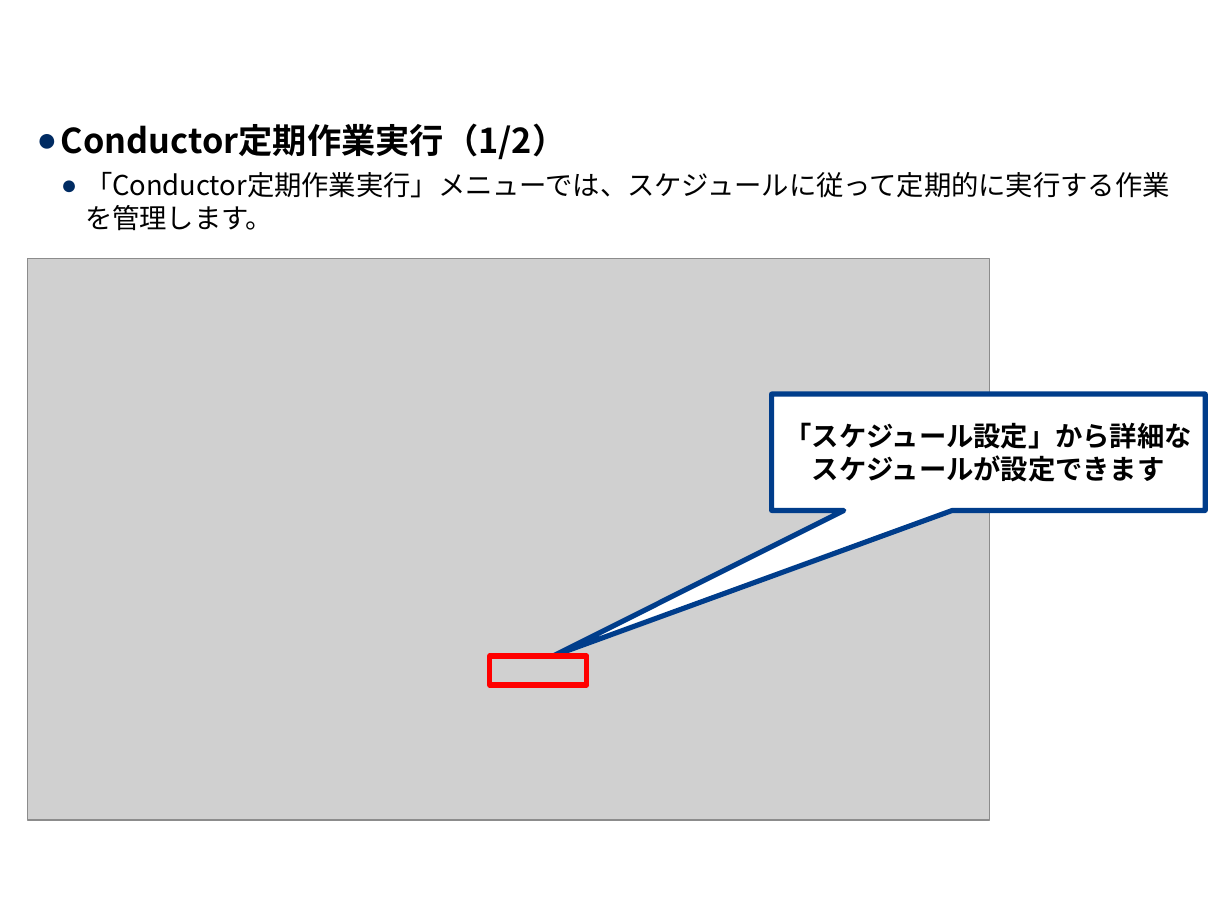
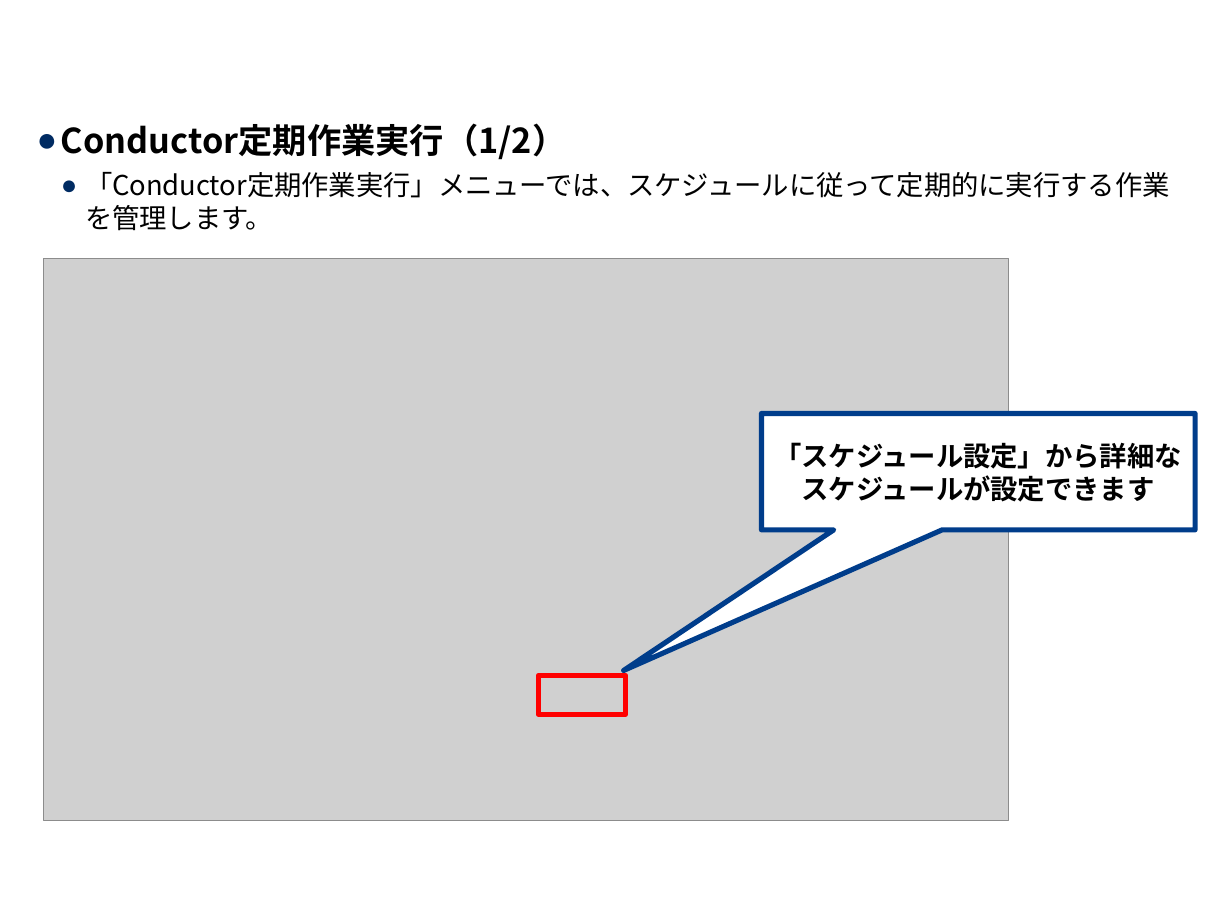
Before and after one commit to exastro-suite/it-automation-docs, a slide deck: slide 17 of asset/Learn_ja/ITA-Conductor_ja.pptx (slide 16 before the commit). Drawn at 1232x924 pixels with LibreOffice and Linux fonts; fonts in the diff are those of the drawing; grey boxes stand for pictures; background and template pictures are left out. Boxes give left, top, right and bottom in pixels: in the first picture for what was removed or moved away, otherwise in the second. Text is boxed around its words. In the diff, an @@ line names an element or a change of style, - is before the commit and + after.

```diff
--- a/asset/Learn_ja/ITA-Conductor_ja.pptx
+++ b/asset/Learn_ja/ITA-Conductor_ja.pptx
@@ picture: place and size @@
-picture at (27, 259, 989, 821)
+picture at (43, 259, 1009, 821)
@@ speech box "「スケジュール設定」から詳細な スケジュールが設定できます": place and size @@
-speech box "「スケジュール設定」から詳細な スケジュールが設定できます" at (771, 394, 1205, 510)
+speech box "「スケジュール設定」から詳細な スケジュールが設定できます" at (761, 414, 1195, 530)
@@ speech box "「スケジュール設定」から詳細な スケジュールが設定できます" at (761, 414, 1195, 530): proportions changed @@
@@ rectangle: place and size @@
-rectangle at (490, 657, 588, 686)
+rectangle at (538, 675, 626, 715)
```
Also in this commit, not shown: 11 other slides changed, 1 slide added.
